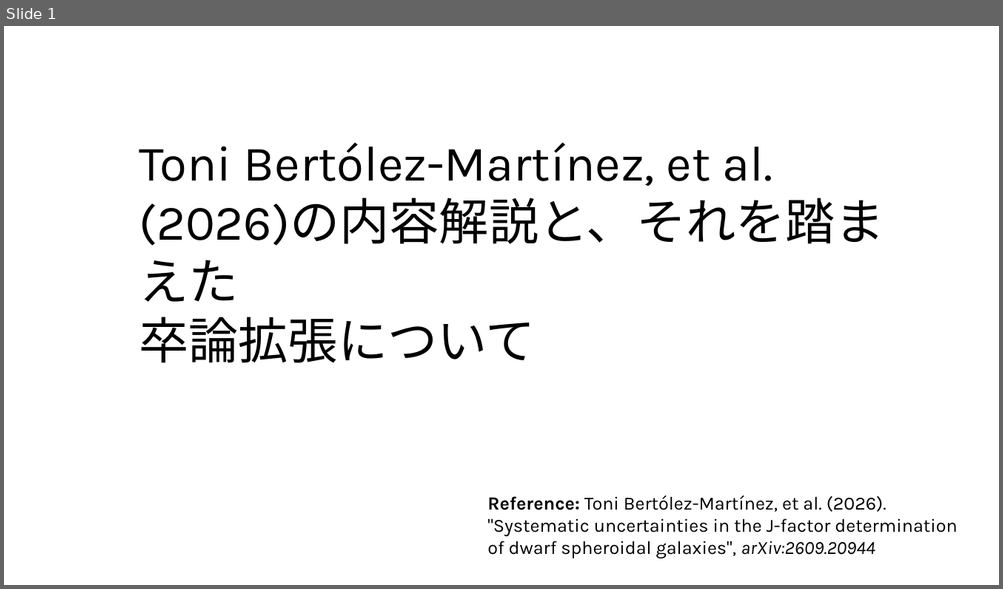
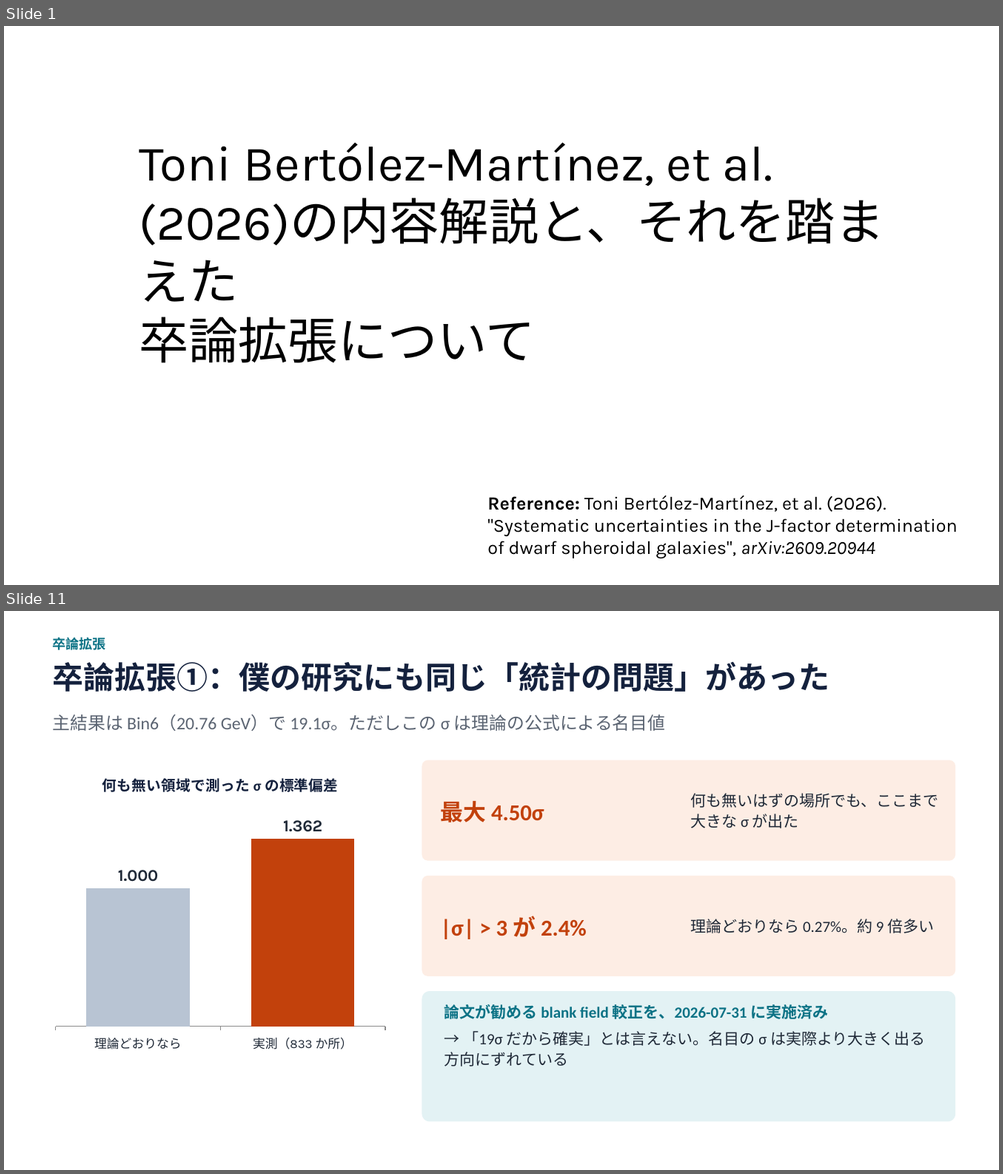
Before and after one commit to Mikann20041029/darkmatter-slides, a slide deck: slides/Toni Bertólez-Martínez, et al. (2026).pptx. Shown one above the other, each under a label of ours: slide 1 before the commit, slides 1 and 11 after it; the slides between them are not shown. The pictures are 1003x589 and 1003x1174 pixels, drawn with LibreOffice and Linux fonts; fonts in the diff are those of the drawing. Boxes give left, top, right and bottom in pixels: in the first picture for what was removed or moved away, otherwise in the second. Text is boxed around its words. In the diff, an @@ line names an element or a change of style, - is before the commit and + after.

```diff
--- a/slides/Toni Bertólez-Martínez, et al. (2026).pptx
+++ b/slides/Toni Bertólez-Martínez, et al. (2026).pptx
@@ slide 11 added at (x1=4, y1=611, x2=999, y2=1170), background #FFFFFF @@
@@ text added at (x1=52, y1=637, x2=106, y2=650), 13 pt, text #0B7285, bold @@
+卒論拡張
@@ text added at (x1=52, y1=661, x2=829, y2=692), 30 pt, text #14213D, bold @@
+卒論拡張①：僕の研究にも同じ「統計の問題」があった
@@ text added at (x1=52, y1=715, x2=665, y2=731), 17 pt, text #5B6472 @@
+主結果は Bin6（20.76 GeV）で 19.1σ。ただしこの σ は理論の公式による名目値
@@ column chart added at (x1=48, y1=760, x2=392, y2=1059) @@
+title "何も無い領域で測った σ の標準偏差"
+categories: 理論どおりなら, 実測（833 か所）
+Series 1: 1, 1.362
@@ rounded rectangle added at (x1=422, y1=760, x2=956, y2=861), fill #FDEDE4 @@
@@ text added at (x1=441, y1=801, x2=544, y2=823), 22 pt, text #C2410C, bold @@
+最大 4.50σ
@@ text added at (x1=690, y1=793, x2=938, y2=829), 15 pt, text #1F2937 @@
+何も無いはずの場所でも、ここまで大きな σ が出た
@@ rounded rectangle added at (x1=422, y1=876, x2=956, y2=977), fill #FDEDE4 @@
@@ text added at (x1=441, y1=916, x2=586, y2=940), 22 pt, text #C2410C, bold @@
+|σ| > 3 が 2.4%
@@ text added at (x1=690, y1=919, x2=933, y2=934), 15 pt, text #1F2937 @@
+理論どおりなら 0.27%。約 9 倍多い
@@ rounded rectangle added at (x1=422, y1=991, x2=956, y2=1122), fill #E3F2F4 @@
@@ text added at (x1=444, y1=1005, x2=925, y2=1067), 15 pt, text #1F2937 @@
+論文が勧める blank field 較正を、2026-07-31 に実施済み
+→ 「19σ だから確実」とは言えない。名目の σ は実際より大きく出る方向にずれている
```
Also in this commit, not shown: 10 other slides added, 3 slides removed.
